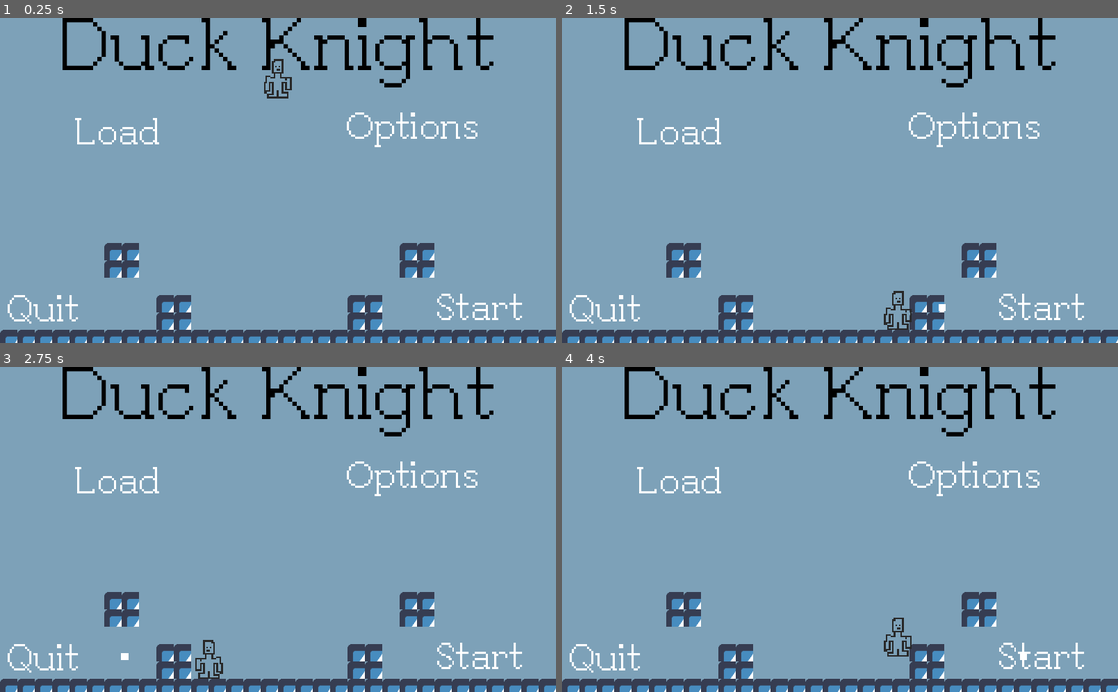
Above: before the commit, frames 1-4 (two rows, left to right).
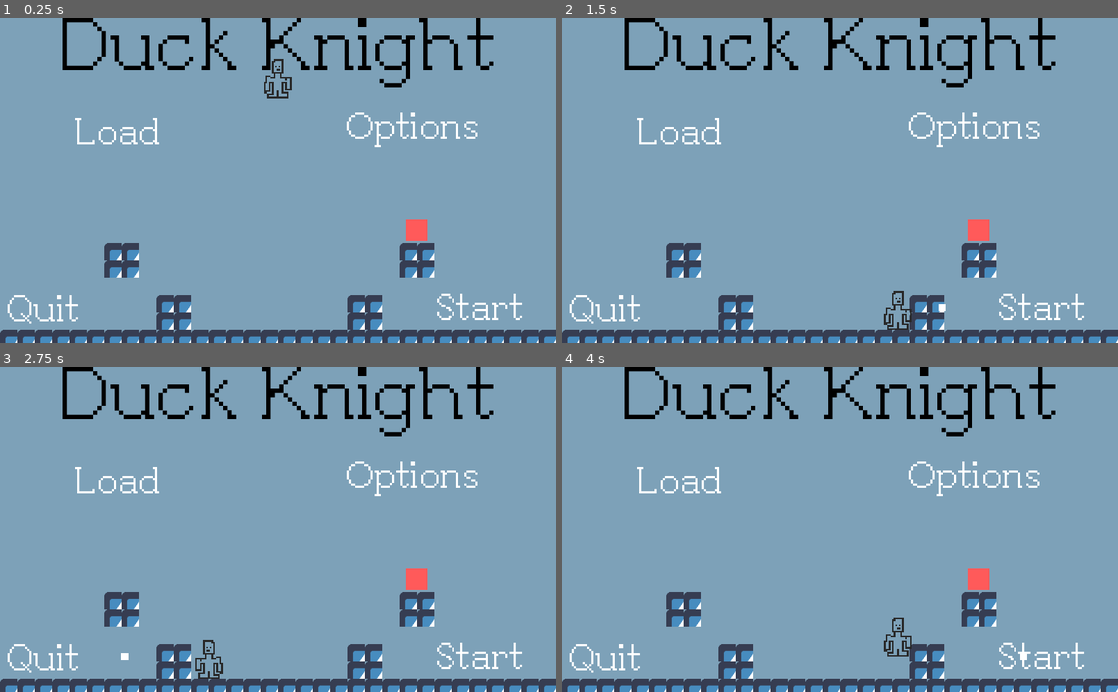
Above: after the commit, the same moments.

Repository: NicholasSurmava/game-jam-entry
Game: Godot game, scene res://src/Core/Levels/Demo/DemoLevel.tscn
Same seed, same stepped clock (60 frames per second), same inputs: the game is played once before the commit and once after it. The engine's default icon, where the game draws it, is replaced by a stand-in: a white triangle on a blue panel in a dark square.
Inputs:
- Up to frame 1 (0.25 s): no input
- Up to frame 2 (1.5 s): hold Right (right) from 0.53 s (still down); tap X (shoot) at 0.6, 1.35 s; tap Z (jump) at 0.77 s
- Up to frame 3 (2.75 s): tap Z (jump) at 1.52 s; release Right (right) at 2.03 s; hold A (left) from 2.03 s (still down); tap X (shoot) at 2.1 s
- Up to frame 4 (4 s): release A (left) at 2.78 s; hold Right (right) from 2.78 s (still down); tap X (shoot) at 2.85, 3.6 s; tap Z (jump) at 3.02, 3.77 s

The runs differ from the first frame. In frame 1, 0.3% of the frame differs, in the area x 73-77%, y 61-69%; in frame 2, 0.3%; in frame 3, 0.3%; in frame 4, 0.3%.

Commit message:
created enemy and bullet collision

Diff:
--- a/game/src/Components/Bullet/Bullet.gd
+++ b/game/src/Components/Bullet/Bullet.gd
@@ -11,3 +11,8 @@
 
 func _on_VisibilityNotifier2D_screen_exited() -> void:
 	queue_free()
+
+
+func _on_Bullet_body_shape_entered(body_id: int, body: Node, body_shape: int, local_shape: int) -> void:
+	if body.name == "Enemy":
+		body.queue_free()
--- a/game/src/Components/Bullet/Bullet.tscn
+++ b/game/src/Components/Bullet/Bullet.tscn
@@ -24,4 +24,5 @@
 position = Vector2( 6.59081, 6.50735 )
 scale = Vector2( 0.657946, 0.632919 )
 
+[connection signal="body_shape_entered" from="." to="." method="_on_Bullet_body_shape_entered"]
 [connection signal="screen_exited" from="VisibilityNotifier2D" to="." method="_on_VisibilityNotifier2D_screen_exited"]
--- a/game/src/Core/Levels/Demo/DemoLevel.tscn
+++ b/game/src/Core/Levels/Demo/DemoLevel.tscn
@@ -41,6 +41,9 @@
 size = 64
 font_data = ExtResource( 4 )
 
+[sub_resource type="RectangleShape2D" id=6]
+extents = Vector2( 19.6231, 19.8386 )
+
 [node name="Demo" type="Node"]
 
 [node name="ColorRect" type="ColorRect" parent="."]
@@ -58,10 +61,6 @@
 cell_size = Vector2( 32, 32 )
 format = 1
 tile_data = PoolIntArray( 851974, 0, 0, 851975, 0, 0, 851991, 0, 0, 851992, 0, 0, 917510, 0, 0, 917511, 0, 0, 917527, 0 …(634 unchanged characters)…
-
-[node name="Player" parent="." instance=ExtResource( 1 )]
-position = Vector2( 516.013, 33.4734 )
-scale = Vector2( 3, 3 )
 
 [node name="Label" type="Label" parent="."]
 anchor_left = 0.5
@@ -139,17 +138,17 @@
 "_edit_use_anchors_": false
 }
 
-[node name="Quit2" type="Area2D" parent="."]
+[node name="Options" type="Area2D" parent="."]
 position = Vector2( 637.979, 234.063 )
 __meta__ = {
 "_edit_group_": true
 }
 
-[node name="CollisionShape2D" type="CollisionShape2D" parent="Quit2"]
+[node name="CollisionShape2D" type="CollisionShape2D" parent="Options"]
 position = Vector2( 84.8528, -33.5875 )
 shape = SubResource( 4 )
 
-[node name="Label" type="Label" parent="Quit2"]
+[node name="Label" type="Label" parent="Options"]
 margin_left = 1.125
 margin_top = -59.7818
 margin_right = 169.125
@@ -160,7 +159,29 @@
 "_edit_use_anchors_": false
 }
 
+[node name="Enemy" type="KinematicBody2D" parent="."]
+position = Vector2( 747.666, 371.452 )
+__meta__ = {
+"_edit_group_": true
+}
+
+[node name="ColorRect" type="ColorRect" parent="Enemy"]
+margin_right = 40.0
+margin_bottom = 40.0
+color = Color( 1, 0.352941, 0.352941, 1 )
+__meta__ = {
+"_edit_use_anchors_": false
+}
+
+[node name="CollisionShape2D" type="CollisionShape2D" parent="Enemy"]
+position = Vector2( 20.4849, 19.9237 )
+shape = SubResource( 6 )
+
+[node name="Player" parent="." instance=ExtResource( 1 )]
+position = Vector2( 516.013, 33.4734 )
+scale = Vector2( 3, 3 )
+
 [connection signal="body_shape_entered" from="Start" to="Player" method="_on_Area2D_body_shape_entered"]
 [connection signal="body_shape_entered" from="Load" to="Player" method="_on_Area2D_body_shape_entered"]
 [connection signal="body_shape_entered" from="Quit" to="Player" method="_on_Area2D_body_shape_entered"]
-[connection signal="body_shape_entered" from="Quit2" to="Player" method="_on_Area2D_body_shape_entered"]
+[connection signal="body_shape_entered" from="Options" to="Player" method="_on_Area2D_body_shape_entered"]
Not shown: 1 places in game/src/Core/Levels/Demo/DemoLevel.tscn that only renumber resources
